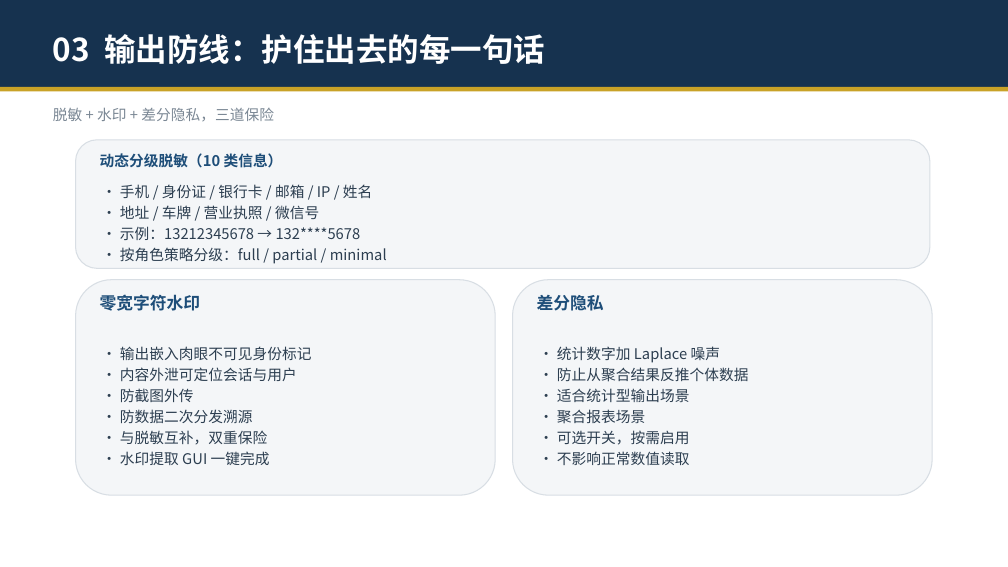
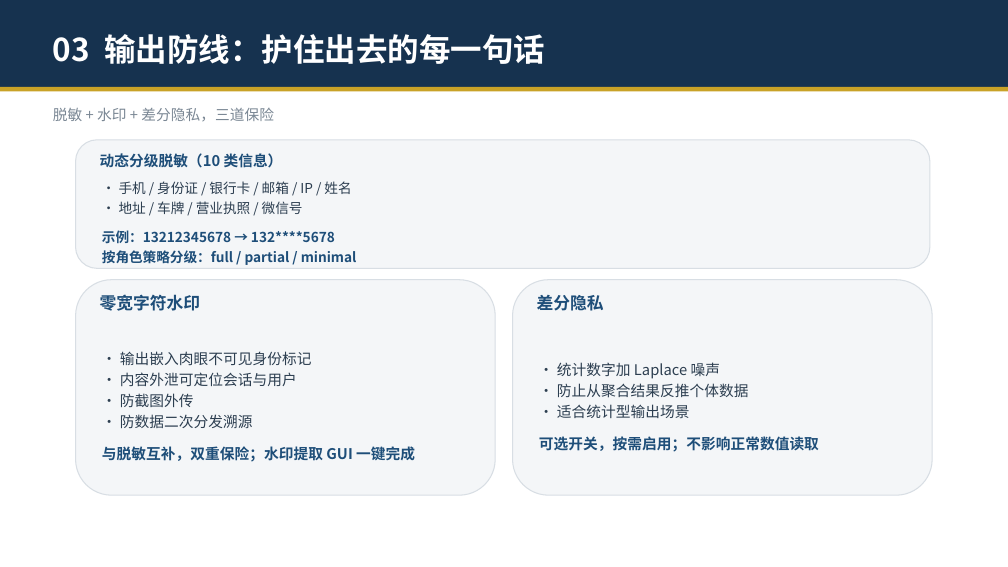
Before and after one commit to zhengyucheng-ktt/security-guard-agent, a slide deck: slide 8 of 安全交互守护智能体-演示.pptx. Drawn at 1008x567 pixels with LibreOffice and Linux fonts; fonts in the diff are those of the drawing. Boxes give left, top, right and bottom in pixels: in the first picture for what was removed or moved away, otherwise in the second. Text is boxed around its words. In the diff, an @@ line names an element or a change of style, - is before the commit and + after.

```diff
--- a/安全交互守护智能体-演示.pptx
+++ b/安全交互守护智能体-演示.pptx
@@ text at (x1=119, y1=181, x2=351, y2=214): size 14 to 13 pt in "• 手机 / 身份证 / 银行卡 / ...", "• 地址 / 车牌 / 营业执照 / ..." @@
@@ text at (x1=102, y1=230, x2=357, y2=265): text changed; size 14 to 13 pt; text colour #2C3E50 to #1E4E79; bold on @@
-• 示例：13212345678 → 132****5678
-• 按角色策略分级：full / partial / minimal
+示例：13212345678 → 132****5678
+按角色策略分级：full / partial / minimal
@@ text at (x1=102, y1=446, x2=415, y2=462): text changed; text colour #2C3E50 to #1E4E79; bold on @@
-• 与脱敏互补，双重保险
-• 水印提取 GUI 一键完成
+与脱敏互补，双重保险；水印提取 GUI 一键完成
@@ text at (x1=539, y1=436, x2=819, y2=452): text changed; text colour #2C3E50 to #1E4E79; bold on @@
-• 聚合报表场景
-• 可选开关，按需启用
-• 不影响正常数值读取
+可选开关，按需启用；不影响正常数值读取
```
Also in this commit, not shown: 13 other slides changed, 1 slide added.
